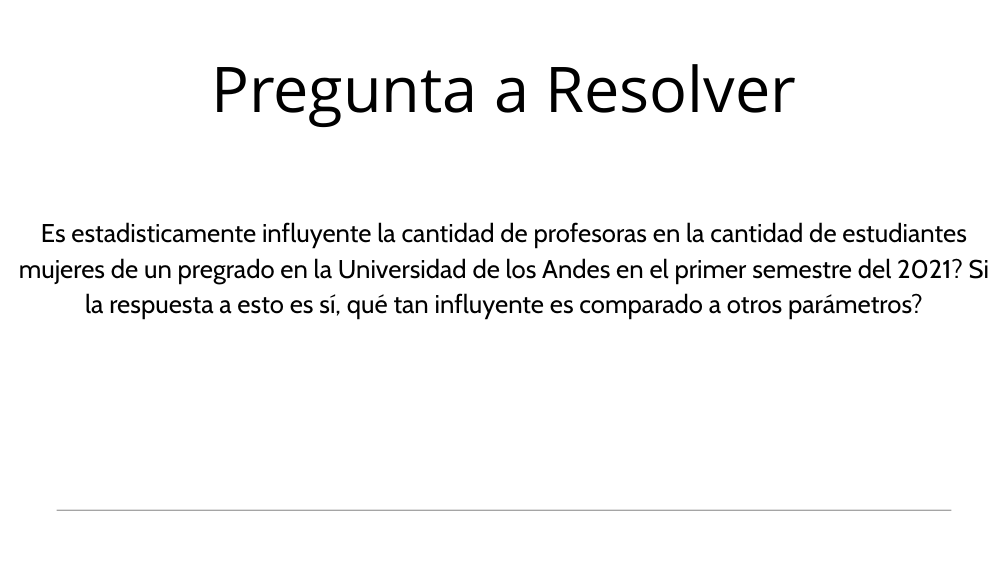
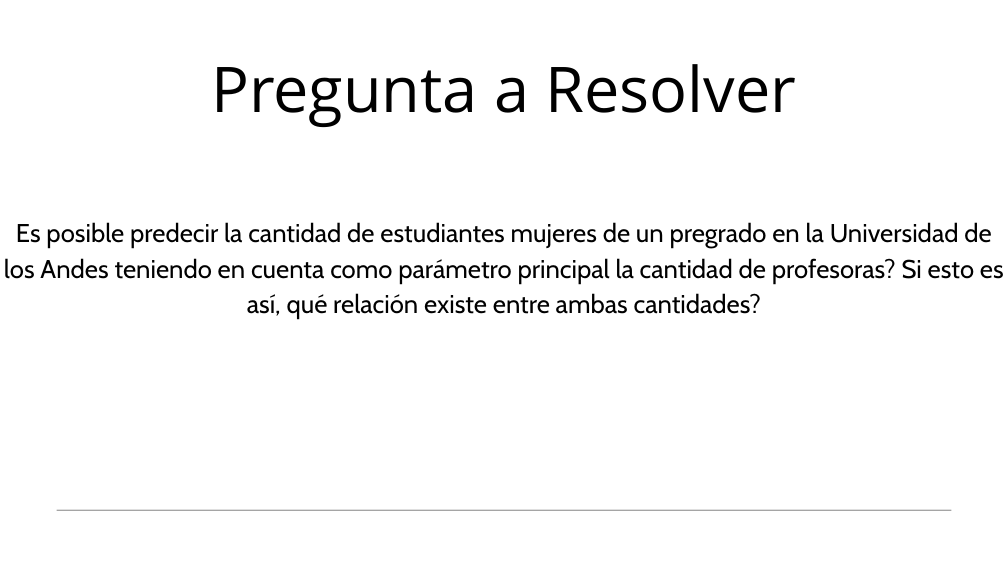
Before and after one commit to dfdiazc/IntroCienciaDatos3, a slide deck: slide 2 of presentation.pptx. Drawn at 1008x567 pixels with LibreOffice and Linux fonts; fonts in the diff are those of the drawing; background and template pictures are left out. Boxes give left, top, right and bottom in pixels: in the first picture for what was removed or moved away, otherwise in the second. Text is boxed around its words. In the diff, an @@ line names an element or a change of style, - is before the commit and + after.

```diff
--- a/presentation.pptx
+++ b/presentation.pptx
@@ text at [4, 222, 1004, 319]: text changed @@
-Es estadisticamente influyente la cantidad de profesoras en la cantidad de estudiantes mujeres de un pregrado en la Universidad de los Andes en el primer semestre del 2021? Si la respuesta a esto es sí, qué tan influyente es comparado a otros parámetros?
+Es posible predecir la cantidad de estudiantes mujeres de un pregrado en la Universidad de los Andes teniendo en cuenta como parámetro principal la cantidad de profesoras? Si esto es así, qué relación existe entre ambas cantidades?
```
Also in this commit, not shown: 4 other slides changed, 1 other file.
